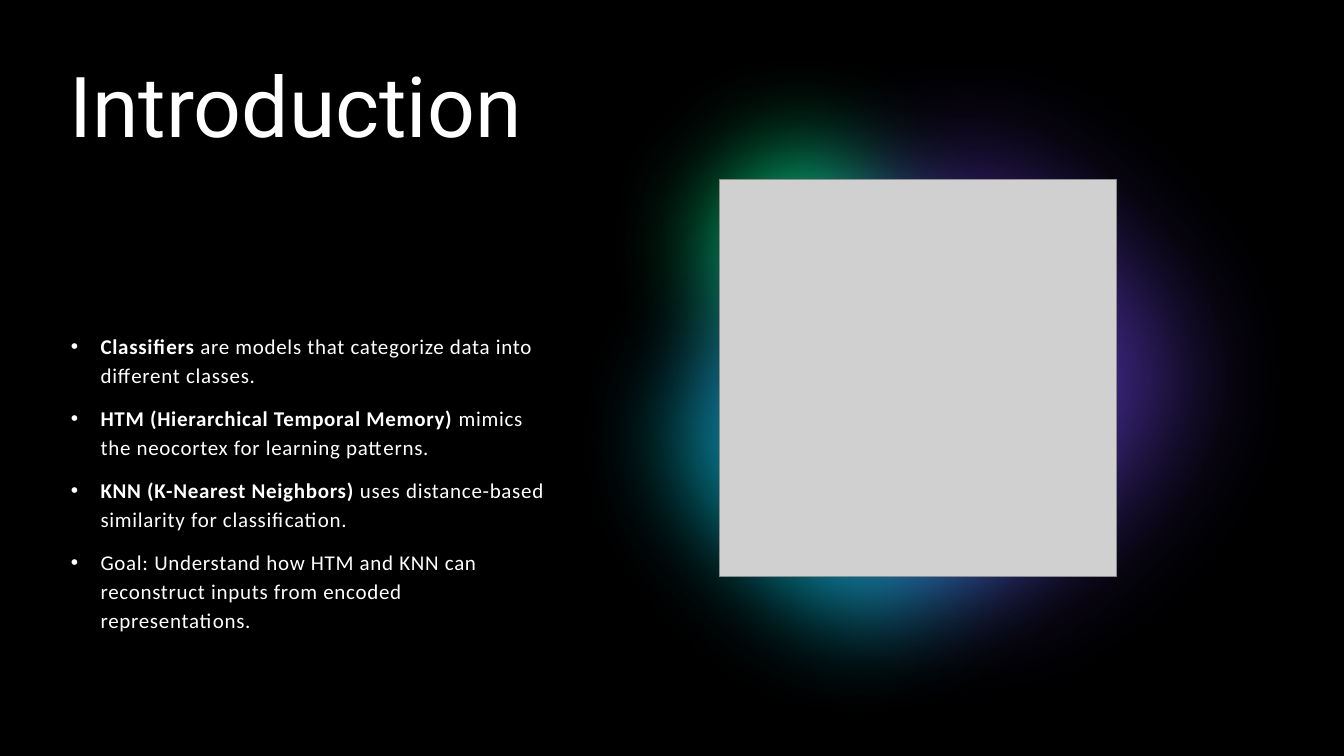
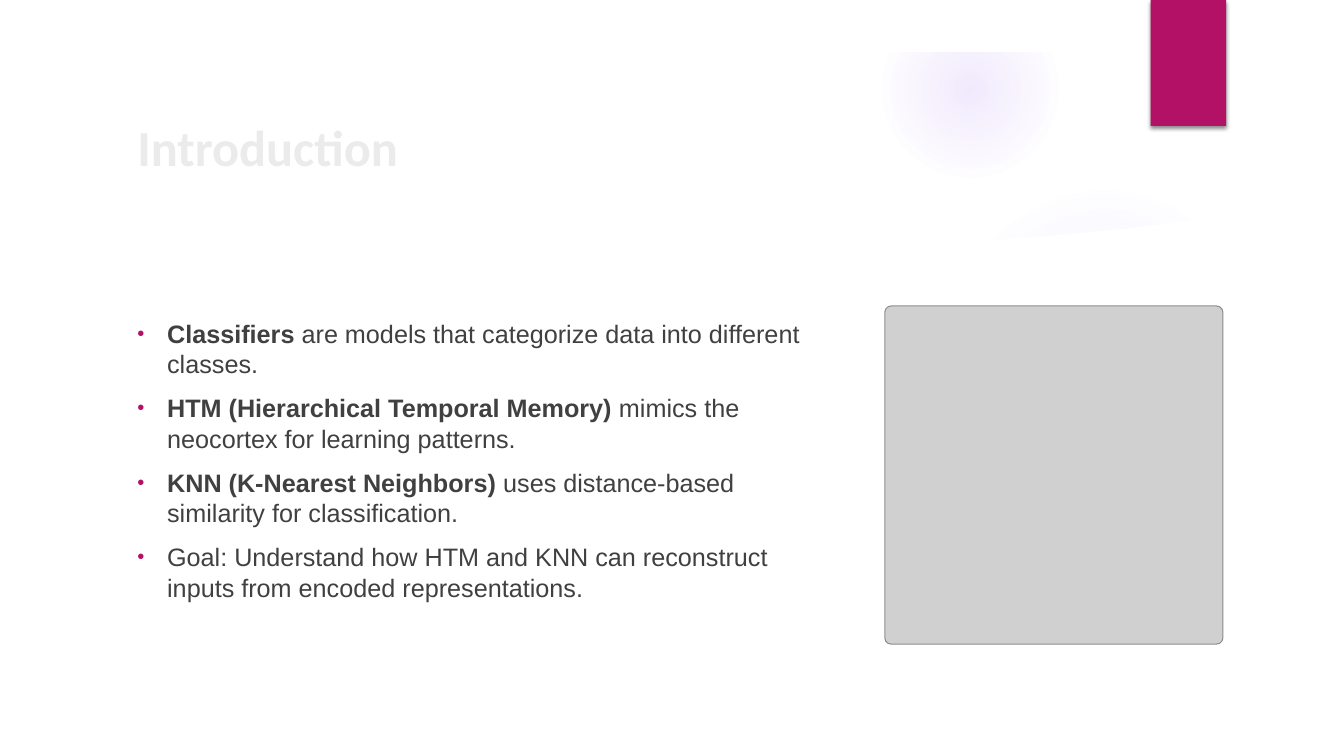
Before and after one commit to prnshubn/neocortexapi-team-untitled, a slide deck: slide 3 of source/Documentation_Team_Untitled/Team_Untitled_Presentation.pptx (slide 5 before the commit). Drawn at 1344x756 pixels with LibreOffice and Linux fonts; fonts in the diff are those of the drawing; grey boxes stand for pictures; background and template pictures are left out. Boxes give left, top, right and bottom in pixels: in the first picture for what was removed or moved away, otherwise in the second. Text is boxed around its words. In the diff, an @@ line names an element or a change of style, - is before the commit and + after.

Commit message:
Updated objective,Classification Process

```diff
--- a/source/Documentation_Team_Untitled/Team_Untitled_Presentation.pptx
+++ b/source/Documentation_Team_Untitled/Team_Untitled_Presentation.pptx
@@ background #000000 to picture (left out) @@
@@ rectangle removed at box(0, 0, 1344, 756) @@
@@ group added at box(0, 0, 1344, 756): 5 ellipses, 3 freeform shapes @@
@@ freeform shape removed at box(539, 0, 1296, 756) @@
@@ ellipse removed at box(563, 7, 1038, 483) @@
@@ ellipse removed at box(589, 0, 1344, 756) @@
@@ group removed at box(0, 0, 1344, 756): 4 rectangles, 1 ellipse @@
@@ rectangle added at box(1150, 0, 1226, 126), fill #B31166 @@
@@ title "Introduction": place and size @@
-title "Introduction" at box(70, 74, 522, 138)
+title "Introduction" at box(127, 107, 1093, 185)
@@ title "Introduction" at box(127, 107, 1093, 185): size 60 to 36 pt, font Roboto to Calibri, text colour #FFFFFF to #EBEBEB, bold on; line spacing 0.9 to 1; vertical alignment top to middle @@
@@ ellipse removed at box(543, 121, 1179, 756) @@
@@ text "Classifiers are models that categorize ...": place and size @@
-text "Classifiers are models that categorize ..." at box(101, 339, 543, 632)
+text "Classifiers are models that categorize ..." at box(167, 324, 800, 602)
@@ text "Classifiers are models that categorize ..." at box(167, 324, 800, 602): size 15 to 18 pt, font Calibri to Arial, text colour #FFFFFF to #404040, letter spacing 0.5 to 0 pt; line spacing 1.15 to 1; vertical alignment top to middle @@
@@ picture: place and size @@
-picture at box(720, 179, 1117, 577)
+picture at box(885, 307, 1223, 644)
```
Also in this commit, not shown: 27 other slides changed, 1 slide added, 1 slide removed.
